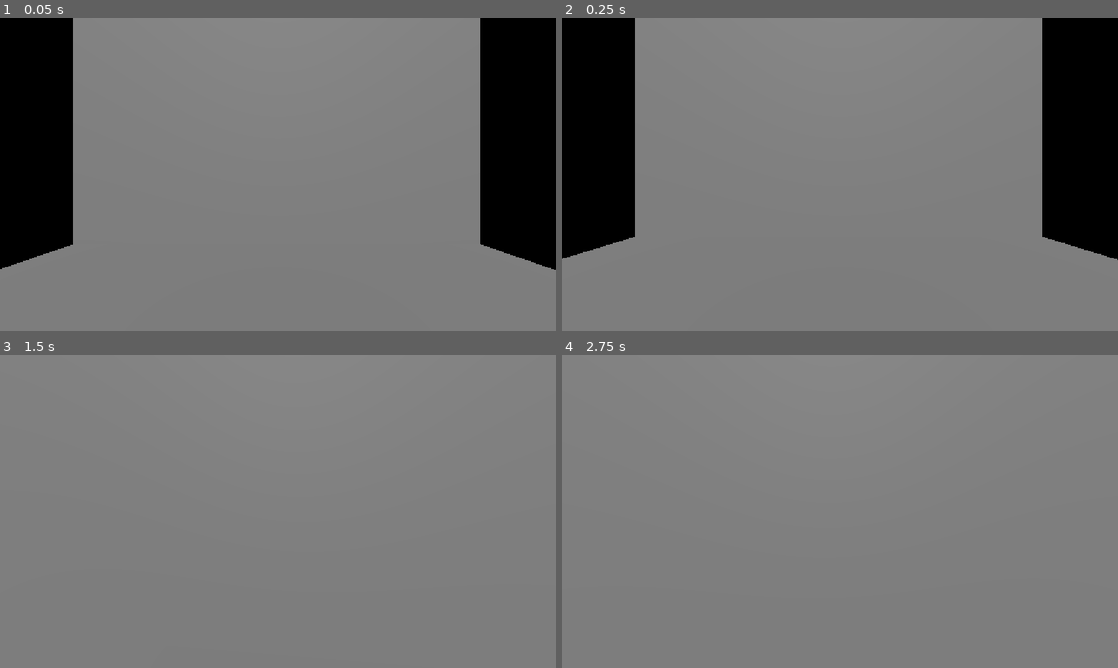
Above: before the commit, frames 1-4 (two rows, left to right).
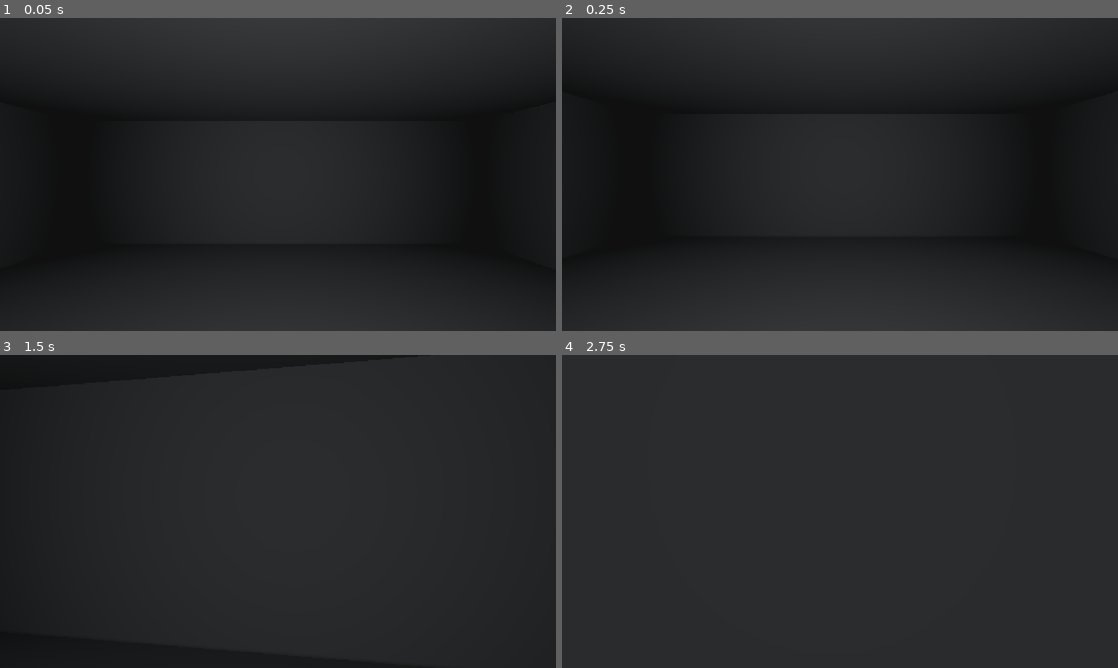
Above: after the commit, the same moments.

Repository: Ryts319/nightshiftIT
Game: Godot game, scene res://main.tscn
Two runs of this game, one before a commit and one after it. Both use one fixed random seed, a clock stepped at 60 frames per second and the inputs below. The project has no main scene, so this scene is started directly.
Inputs (mouse positions are in pixels of both pictures, inside the frame that each line leads up to):
- Up to frame 1 (0.05 s): no input
- Up to frame 2 (0.25 s): no input
- Up to frame 3 (1.5 s): tap Enter at 0.5 s; move the mouse to (305, 511) at 0.52 s; hold W (move_forward) from 0.53 s (still down); move the mouse to (250, 511) at 1.27 s
- Up to frame 4 (2.75 s): keep holding W (move_forward); tap Space at 2 s; move the mouse to (851, 505) at 2.02 s

The runs differ from the first frame. In frame 1, 89% of the frame differs, in the area x 0-100%, y 0-100%; in frame 2, 89%; in frame 3, 100%; in frame 4, 100%.

Commit message:
ambience, changed lighting and world environment

Diff:
--- a/main.tscn
+++ b/main.tscn
@@ -2,7 +2,7 @@
 
 [ext_resource type="Script" uid="uid://8dbo68ejkkpq" path="res://player.gd" id="1_ig7tw"]
 
-[sub_resource type="BoxMesh" id="BoxMesh_dqxiu"]
+[sub_resource type="BoxMesh" id="BoxMesh_ig7tw"]
 size = Vector3(10, 0.2, 10)
 
 [sub_resource type="BoxShape3D" id="BoxShape3D_dqxiu"]
@@ -12,14 +12,53 @@
 radius = 0.3
 height = 1.8
 
+[sub_resource type="BoxMesh" id="BoxMesh_0xm2m"]
+size = Vector3(3, 0.2, 10)
+
+[sub_resource type="BoxShape3D" id="BoxShape3D_h2yge"]
+size = Vector3(3, 0.2, 10)
+
+[sub_resource type="BoxMesh" id="BoxMesh_1bvp3"]
+size = Vector3(3, 0.2, 10)
+
+[sub_resource type="BoxShape3D" id="BoxShape3D_lquwl"]
+size = Vector3(3, 0.2, 10)
+
+[sub_resource type="BoxMesh" id="BoxMesh_7mycd"]
+size = Vector3(3, 0.2, 10)
+
+[sub_resource type="BoxShape3D" id="BoxShape3D_272bh"]
+size = Vector3(3, 0.2, 10)
+
+[sub_resource type="BoxMesh" id="BoxMesh_5vw27"]
+size = Vector3(3, 0.2, 10)
+
+[sub_resource type="BoxShape3D" id="BoxShape3D_kek77"]
+size = Vector3(3, 0.2, 10)
+
+[sub_resource type="BoxMesh" id="BoxMesh_dqxiu"]
+size = Vector3(10, 0.2, 10)
+
+[sub_resource type="BoxShape3D" id="BoxShape3D_g2xtj"]
+size = Vector3(10, 0.2, 10)
+
+[sub_resource type="Environment" id="Environment_dqxiu"]
+background_mode = 1
+background_color = Color(0.1584723, 0.15847233, 0.1584723, 1)
+ambient_light_source = 2
+ambient_light_color = Color(0.12225228, 0.12225222, 0.1222522, 1)
+ambient_light_energy = 1.46
+
 [node name="Main" type="Node3D" unique_id=2111868617]
 
 [node name="Floor" type="StaticBody3D" parent="." unique_id=1161671574]
+metadata/_edit_lock_ = true
 
 [node name="MeshInstance3D" type="MeshInstance3D" parent="Floor" unique_id=372753209]
-mesh = SubResource("BoxMesh_dqxiu")
+mesh = SubResource("BoxMesh_ig7tw")
 
 [node name="CollisionShape3D" type="CollisionShape3D" parent="Floor" unique_id=1723520763]
+visible = false
 shape = SubResource("BoxShape3D_dqxiu")
 
 [node name="Player" type="CharacterBody3D" parent="." unique_id=1363853665]
@@ -32,51 +71,70 @@
 [node name="CollisionShape3D" type="CollisionShape3D" parent="Player" unique_id=1194071828]
 shape = SubResource("CapsuleShape3D_dqxiu")
 
-[node name="DirectionalLight3D" type="DirectionalLight3D" parent="." unique_id=273587252]
-transform = Transform3D(1, 0, 0, 0, 0.70710677, 0.70710677, 0, -0.70710677, 0.70710677, 0, 0, 0)
-shadow_opacity = 0.69
-
 [node name="-x office wall" type="StaticBody3D" parent="." unique_id=1228056842]
 transform = Transform3D(-4.371139e-08, -1, 0, 1, -4.371139e-08, 0, 0, 0, 1, -5.0406065, 4.941186, 0)
+metadata/_edit_lock_ = true
 
 [node name="MeshInstance3D" type="MeshInstance3D" parent="-x office wall" unique_id=305215885]
-mesh = SubResource("BoxMesh_dqxiu")
+transform = Transform3D(1, 0, 0, 0, 1, 0, 0, 0, 1, -3.3669581, 0, 0)
+mesh = SubResource("BoxMesh_0xm2m")
 
 [node name="CollisionShape3D" type="CollisionShape3D" parent="-x office wall" unique_id=1242780398]
-shape = SubResource("BoxShape3D_dqxiu")
+transform = Transform3D(1, 0, 0, 0, 1, 0, 0, 0, 1, -3.3583777, 0, 0)
+visible = false
+shape = SubResource("BoxShape3D_h2yge")
 
 [node name="+x office wall" type="StaticBody3D" parent="." unique_id=932479934]
-transform = Transform3D(-4.371139e-08, -1, 0, 1, -4.371139e-08, 0, 0, 0, 1, 4.9889307, 4.941186, 0)
+transform = Transform3D(-4.371139e-08, -1, 0, 1, -4.371139e-08, 0, 0, 0, 1, 4.9889307, 1.5765877, 0)
+metadata/_edit_lock_ = true
 
 [node name="MeshInstance3D" type="MeshInstance3D" parent="+x office wall" unique_id=370911530]
-mesh = SubResource("BoxMesh_dqxiu")
+mesh = SubResource("BoxMesh_1bvp3")
 
 [node name="CollisionShape3D" type="CollisionShape3D" parent="+x office wall" unique_id=1826504665]
-shape = SubResource("BoxShape3D_dqxiu")
+visible = false
+shape = SubResource("BoxShape3D_lquwl")
 
 [node name="+z office wall" type="StaticBody3D" parent="." unique_id=920854628]
-transform = Transform3D(1.9106855e-15, 4.371139e-08, 1, 1, -4.371139e-08, 0, 4.371139e-08, 1, -4.371139e-08, -0.016458988, 4.941186, 4.984557)
+transform = Transform3D(1.9106855e-15, 4.371139e-08, 1, 1, -4.371139e-08, 0, 4.371139e-08, 1, -4.371139e-08, -0.016458988, 1.5741167, 4.984557)
+metadata/_edit_lock_ = true
 
 [node name="MeshInstance3D" type="MeshInstance3D" parent="+z office wall" unique_id=750238234]
-mesh = SubResource("BoxMesh_dqxiu")
+mesh = SubResource("BoxMesh_7mycd")
 
 [node name="CollisionShape3D" type="CollisionShape3D" parent="+z office wall" unique_id=426518913]
-shape = SubResource("BoxShape3D_dqxiu")
+visible = false
+shape = SubResource("BoxShape3D_272bh")
 
 [node name="-z office wall" type="StaticBody3D" parent="." unique_id=1871016589]
-transform = Transform3D(1.9106855e-15, 4.371139e-08, 1, 1, -4.371139e-08, 0, 4.371139e-08, 1, -4.371139e-08, -0.016458988, 4.941186, -5.025643)
+transform = Transform3D(1.9106855e-15, 4.371139e-08, 1, 1, -4.371139e-08, 0, 4.371139e-08, 1, -4.371139e-08, -0.016458988, 1.572386, -5.025643)
+metadata/_edit_lock_ = true
 
 [node name="MeshInstance3D" type="MeshInstance3D" parent="-z office wall" unique_id=30806714]
-mesh = SubResource("BoxMesh_dqxiu")
+mesh = SubResource("BoxMesh_5vw27")
 
 [node name="CollisionShape3D" type="CollisionShape3D" parent="-z office wall" unique_id=123324096]
-shape = SubResource("BoxShape3D_dqxiu")
+visible = false
+shape = SubResource("BoxShape3D_kek77")
 
 [node name="ceiling" type="StaticBody3D" parent="." unique_id=1118535340]
-transform = Transform3D(-4.371139e-08, 0, 1, 0, 1, 0, -1, 0, -4.371139e-08, -0.016458988, 9.921029, 0.01022625)
+transform = Transform3D(-4.371139e-08, 0, 1, 0, 1, 0, -1, 0, -4.371139e-08, -0.016458988, 3.1653104, 0.01022625)
+metadata/_edit_lock_ = true
 
 [node name="MeshInstance3D" type="MeshInstance3D" parent="ceiling" unique_id=1816838004]
+transform = Transform3D(1, 0, 0, 0, 1, 0, 0, 0, 1, 0.00022053719, 0.0052936077, -0.00034832954)
 mesh = SubResource("BoxMesh_dqxiu")
 
 [node name="CollisionShape3D" type="CollisionShape3D" parent="ceiling" unique_id=1935338930]
-shape = SubResource("BoxShape3D_dqxiu")
+visible = false
+shape = SubResource("BoxShape3D_g2xtj")
+
+[node name="WorldEnvironment" type="WorldEnvironment" parent="." unique_id=137376276]
+environment = SubResource("Environment_dqxiu")
+
+[node name="OmniLight3D" type="OmniLight3D" parent="." unique_id=1864162711]
+transform = Transform3D(1, 0, 0, 0, 1, 0, 0, 0, 1, 0.07329917, 1.7889979, 0.093639374)
+light_color = Color(0.9254902, 0.96862745, 1, 1)
+light_energy = 0.315
+shadow_enabled = true
+omni_range = 7.547
